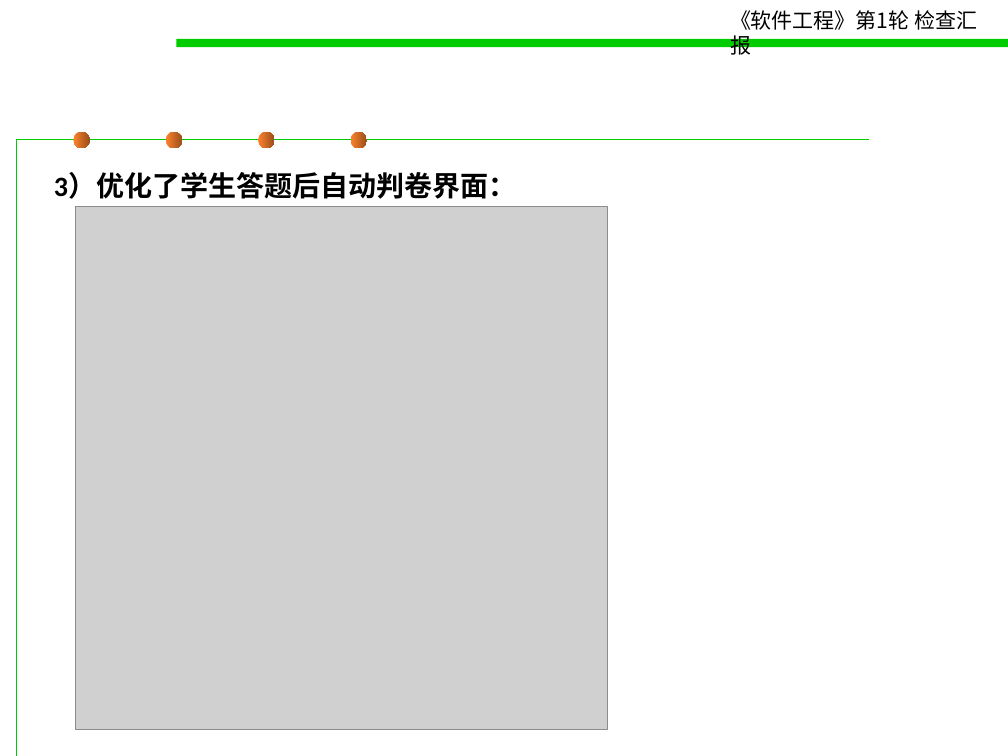
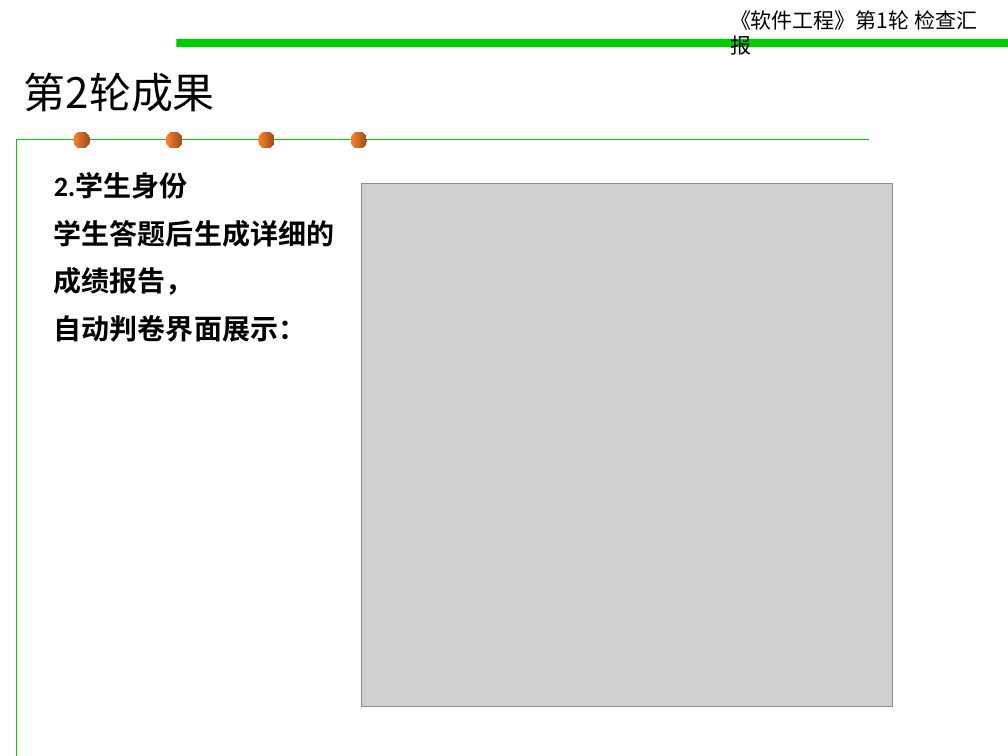
Before and after one commit to 15631390800/software_proj, a slide deck: slide 19 of Project 第2轮验收.pptx (slide 20 before the commit). Drawn at 1008x756 pixels with LibreOffice and Linux fonts; fonts in the diff are those of the drawing; grey boxes stand for pictures. Boxes give left, top, right and bottom in pixels: in the first picture for what was removed or moved away, otherwise in the second. Text is boxed around its words. In the diff, an @@ line names an element or a change of style, - is before the commit and + after.

```diff
--- a/Project 第2轮验收.pptx
+++ b/Project 第2轮验收.pptx
@@ title added at bbox=[24, 72, 215, 112], 30 pt, text #000000 @@
+第2轮成果
@@ text at bbox=[54, 173, 334, 342]: text changed @@
-3）优化了学生答题后自动判卷界面：
+2.学生身份
+学生答题后生成详细的
+成绩报告，
+自动判卷界面展示：
@@ picture: place and size @@
-picture at bbox=[76, 207, 608, 730]
+picture at bbox=[361, 183, 893, 707]
```
Also in this commit, not shown: 5 other slides changed, 1 slide added, 1 slide removed, 6 other files.
